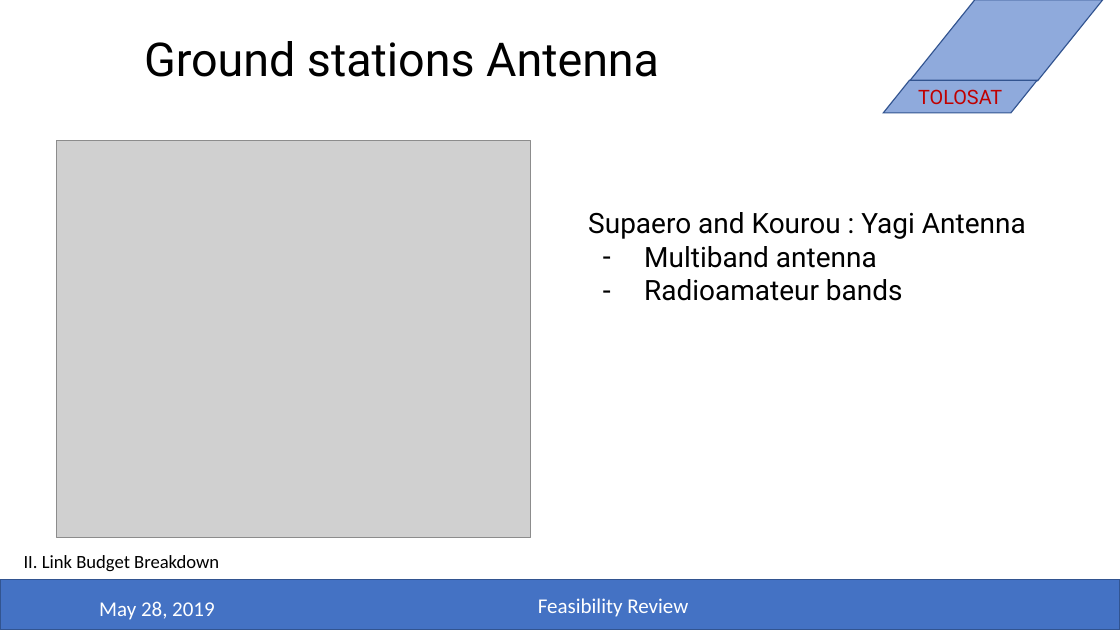
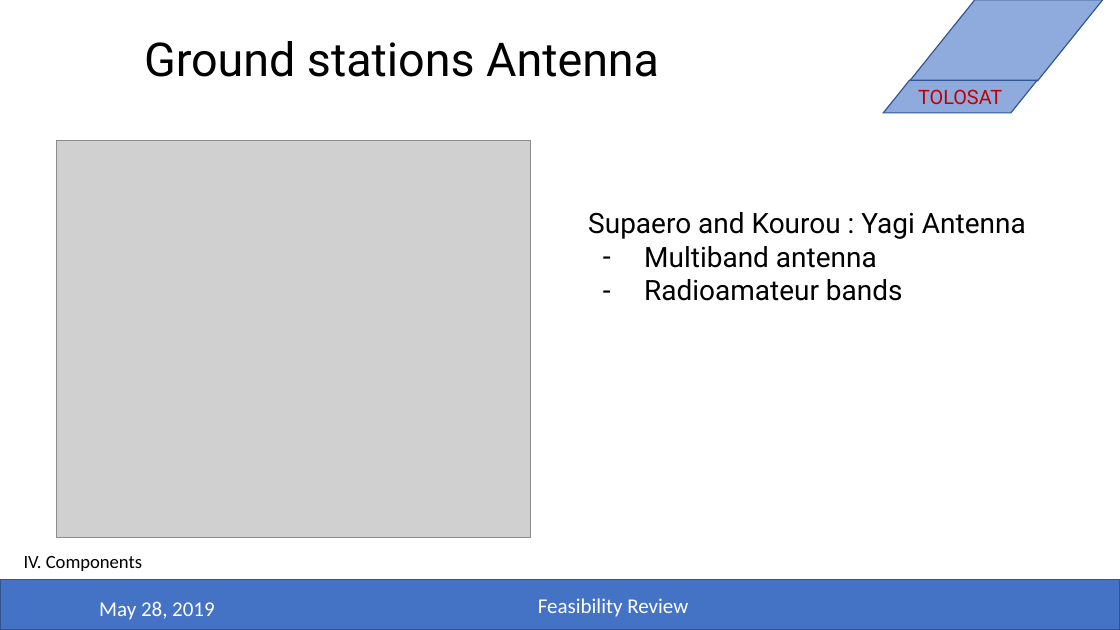
Before and after one commit to belmant/tolosat_systems_engineering, a slide deck: slide 9 of Files/Comms.pptx (slide 10 before the commit). Drawn at 1120x630 pixels with LibreOffice and Linux fonts; fonts in the diff are those of the drawing; grey boxes stand for pictures; background and template pictures are left out. Boxes give left, top, right and bottom in pixels: in the first picture for what was removed or moved away, otherwise in the second. Text is boxed around its words. In the diff, an @@ line names an element or a change of style, - is before the commit and + after.

```diff
--- a/Files/Comms.pptx
+++ b/Files/Comms.pptx
@@ text at bbox=[24, 556, 142, 571]: text changed @@
-II. Link Budget Breakdown
+IV. Components
```
Also in this commit, not shown: 6 other slides changed, 1 slide added, 1 slide removed, 2 other files.
